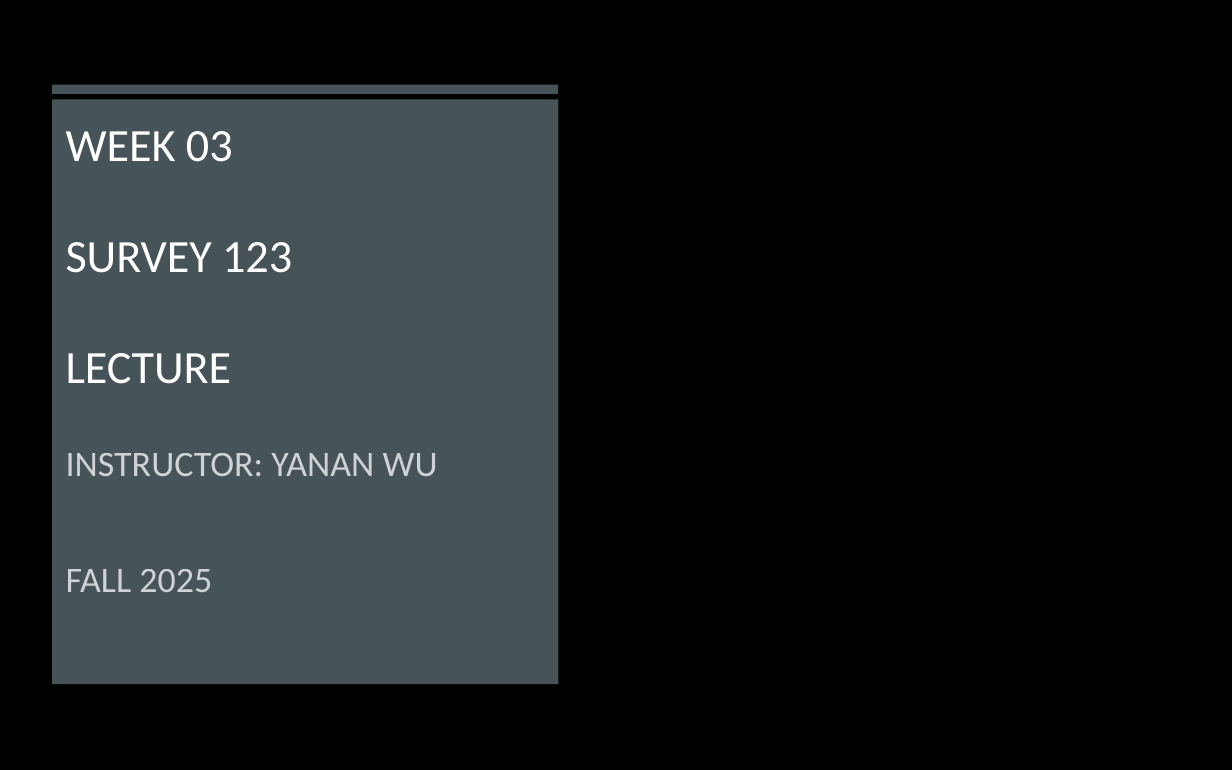
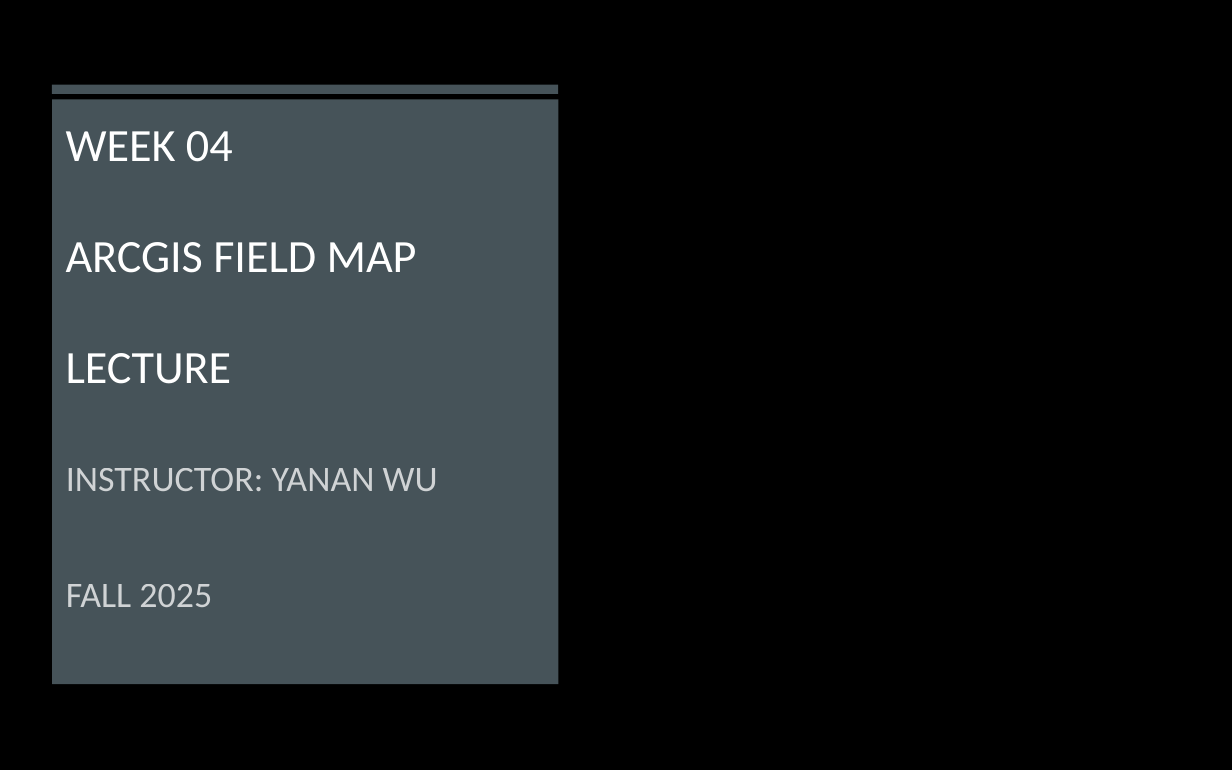
Before and after one commit to gisynw/Field_Techniques, a slide deck: slide 1 of docs/Lectures/Week04/Lecture09_GEOG3319_Suvery123 and Collector.pptx. Drawn at 1232x770 pixels with LibreOffice and Linux fonts; fonts in the diff are those of the drawing; background and template pictures are left out. Boxes give left, top, right and bottom in pixels: in the first picture for what was removed or moved away, otherwise in the second. Text is boxed around its words. In the diff, an @@ line names an element or a change of style, - is before the commit and + after.

Commit message:
update week04

```diff
--- a/docs/Lectures/Week04/Lecture09_GEOG3319_Suvery123 and Collector.pptx
+++ b/docs/Lectures/Week04/Lecture09_GEOG3319_Suvery123 and Collector.pptx
@@ title at [66, 131, 417, 384]: text changed @@
-WEEK 03
-SURVEY 123
-LECTURE
+WEEK 04
+ARCGIS FIELD MAP
+LECTURE
@@ subtitle "INSTRUCTOR: YANAN WU": place and size @@
-subtitle "INSTRUCTOR: YANAN WU" at [66, 453, 438, 592]
+subtitle "INSTRUCTOR: YANAN WU" at [66, 468, 438, 607]
```
Also in this commit, not shown: 2 other slides changed, 6 slides added, 11 slides removed, 2 other files.
